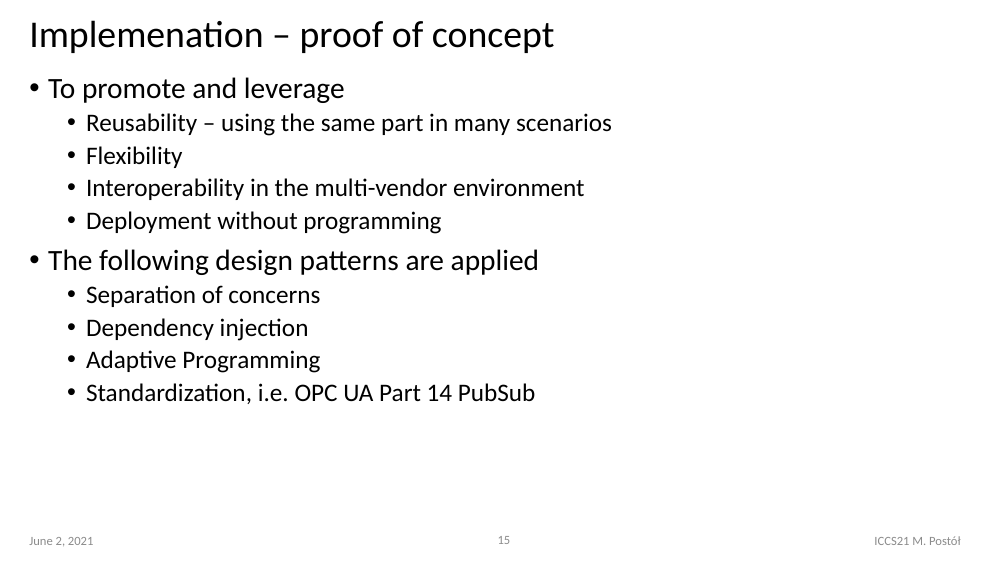
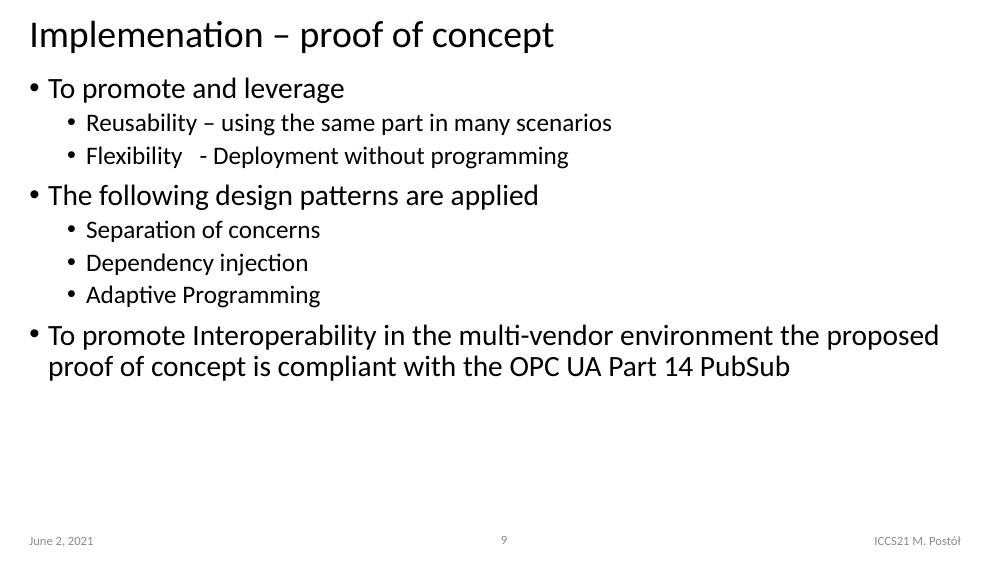
Before and after one commit to it-p-lodz-pl/OOI.Gateway2Azure.Aricle, a slide deck: slide 9 of ICCS21-Conference/OOI-CI-ICCS2021..pptx (slide 15 before the commit). Drawn at 1008x567 pixels with LibreOffice and Linux fonts; fonts in the diff are those of the drawing. Boxes give left, top, right and bottom in pixels: in the first picture for what was removed or moved away, otherwise in the second. Text is boxed around its words. In the diff, an @@ line names an element or a change of style, - is before the commit and + after.

```diff
--- a/ICCS21-Conference/OOI-CI-ICCS2021..pptx
+++ b/ICCS21-Conference/OOI-CI-ICCS2021..pptx
@@ text at box(86, 146, 569, 169): text changed @@
-  • Flexibility
-  • Interoperability in the multi-vendor environment
-  • Deployment without programming
+  • Flexibility - Deployment without programming
@@ text at box(48, 324, 940, 381): text changed; size 24 to 28 pt @@
-  • Standardization, i.e. OPC UA Part 14 PubSub
+• To promote Interoperability in the multi-vendor environment the proposed proof of concept is compliant with the OPC UA Part 14 PubSub
@@ page number at box(501, 536, 507, 544): text changed @@
-15
+9
```
Also in this commit, not shown: 7 other slides changed, 1 slide removed, 2 other files.
